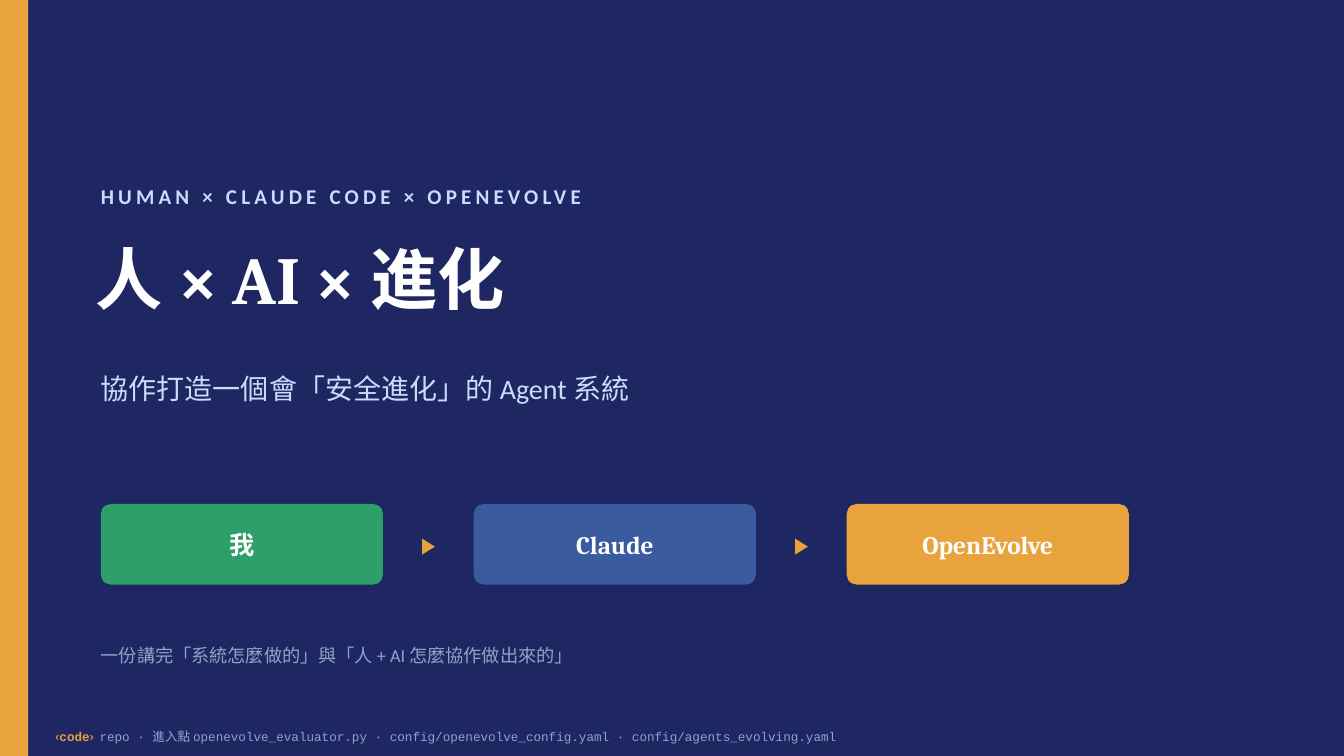
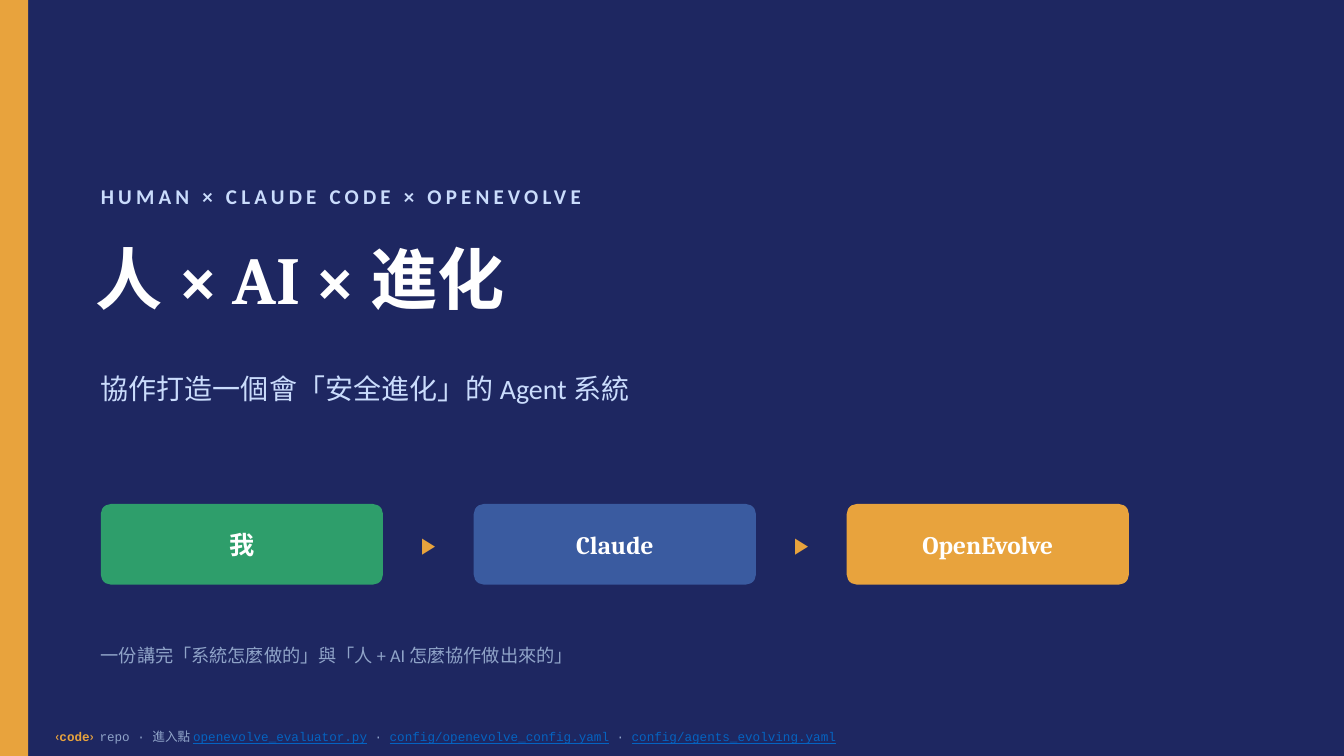
Before and after one commit to yuchieh/AgentSocietyChallenge_OpenEvolve, a slide deck: slide 1 of docs/slides/人AI進化_整合教學投影片.pptx. Drawn at 1344x756 pixels with LibreOffice and Linux fonts; fonts in the diff are those of the drawing. Boxes give left, top, right and bottom in pixels: in the first picture for what was removed or moved away, otherwise in the second. Text is boxed around its words. In the diff, an @@ line names an element or a change of style, - is before the commit and + after.

```diff
--- a/docs/slides/人AI進化_整合教學投影片.pptx
+++ b/docs/slides/人AI進化_整合教學投影片.pptx
@@ text "‹code› repo · 進入點 openevolve_evaluator.py ..." at (55,730,836,744): text colour #8FA3C8 to #0563C1, underline on in "openevolve_evaluator.py config/openevolve_config.yaml config ..." @@
```
Also in this commit, not shown: 26 other slides changed, 1 other file.
